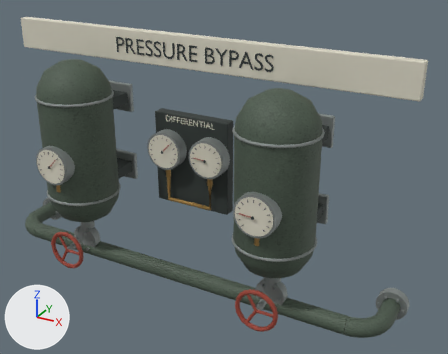
Renders of the glTF model content/models/pressure_manifold.glb from each side of a commit.
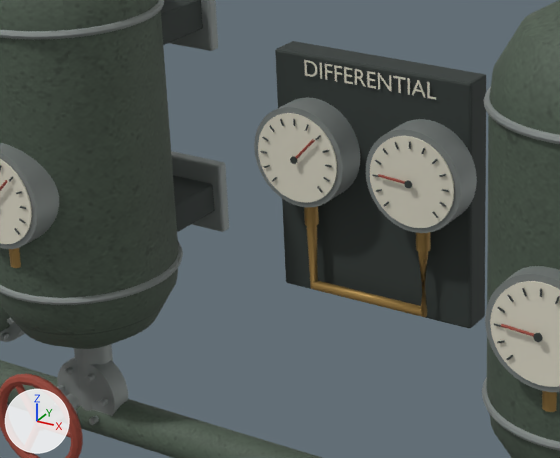
Each version is shown whole from a 50 mm camera at (2.51, -4.11, 4.39) aimed at (0.36, -0.2, 2.44), then close up on the part from 12% to 58% of the width and 26% to 74% of the height. The lights are fixed; the arrows at lower left show +X, +Y and +Z. The last two pictures show the newer version. Vertices at exactly the same position are counted once.

The first close-up shows 'pressure_manifold / transfer_bonded_brass', 'pressure_manifold / transfer_dark_steel', 'pressure_manifold / transfer_galvanized', 'pressure_manifold / transfer_green_enamel', 'pressure_manifold / transfer_instrument_ivory', 'pressure_manifold / transfer_valve_red'.
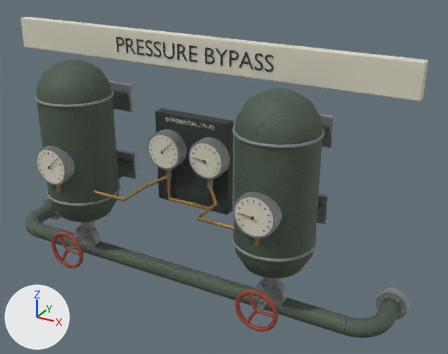
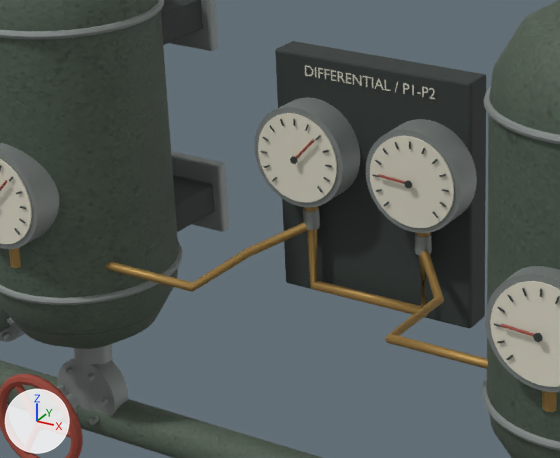
Patch to the scene script:
```diff
--- a/content/models/pressure_manifold.glb.py
+++ b/content/models/pressure_manifold.glb.py
@@ me_cylinder_012 @@
 # used by ob_pressure_manifold___transfer_bonded_brass; location = (-0.9, -0.71, 2.36)
-me_cylinder_012.from_pydata(...)  # 352 vertices, 676 faces; spans x -0.02..1.82, y -0.02..0.58, z -0.28..0.19
+me_cylinder_012.from_pydata(...)  # 512 vertices, 988 faces; spans x -0.02..1.82, y -0.02..0.58, z -0.28..0.19
+# me_cylinder_012 part 1: 160 vertices added at x -0.01..1.81, y 0.12..0.57, z -0.13..-0.04
 me_cylinder_012.materials.append(mat_transfer_bonded_brass)
@@ me_torus @@
 # used by ob_pressure_manifold___transfer_galvanized; location = (-0.9, -0.42, 2.14)
-me_torus.from_pydata(...)  # 2560 vertices, 4960 faces; spans x -0.94..2.74, y -0.35..0.47, z -0.68..0.86
+me_torus.from_pydata(...)  # 2608 vertices, 5048 faces; spans x -0.94..2.74, y -0.35..0.47, z -0.68..0.86
+# me_torus part 2: a new loose piece, a 12-sided cylinder along z spanning x 0.675..0.725, y 0.245..0.295, z 0.16..0.22, in mat_transfer_galvanized (grey #979e9b)
+# me_torus part 3: a new loose piece, a 12-sided cylinder along z spanning x 1.075..1.125, y 0.245..0.295, z 0.16..0.22, in mat_transfer_galvanized (grey #979e9b)
 me_torus.materials.append(mat_transfer_galvanized)
@@ me_cylinder_014 @@
 # used by ob_pressure_manifold___transfer_instrument_ivory; location = (-0.9, -0.774, 2.48)
-me_cylinder_014.from_pydata(...)  # 611 vertices, 949 faces; spans x -0.85..2.65, y 0.0..0.76, z -0.14..1.0
+me_cylinder_014.from_pydata(...)  # 824 vertices, 1154 faces; spans x -0.85..2.65, y 0.0..0.76, z -0.14..1.0
+# me_cylinder_014 part 4: 45 vertices moved from x 0.67..1.11, y 0.66, z 0.3..0.35 to x 0.68..1.11, y 0.66, z 0.3..0.33; 149 vertices removed from x 0.68..1.13, y 0.66, z 0.3..0.35; 306 vertices added at x 0.68..1.13, y 0.66, z 0.3..0.33
+# other edits to the shape of me_cylinder_014 do not show in these pictures
 me_cylinder_014.materials.append(mat_transfer_instrument_ivory)
```

Where the change shows, as pixel boxes [x1, y1, x2, y2] in the close-ups (560 x 458 px; the box of a moved part takes in the faces that stretch with it):
'pressure_manifold / transfer_instrument_ivory', reshaped: before [0, 60, 560, 387]; after [0, 65, 560, 387]
part 1 of me_cylinder_012, added: after [106, 222, 488, 369]
part 2 of me_torus, added: after [303, 207, 320, 230]
part 3 of me_torus, added: after [415, 233, 432, 255]
part 4 of me_cylinder_014, moved or reshaped: before [304, 60, 436, 100]; after [305, 65, 435, 99]
